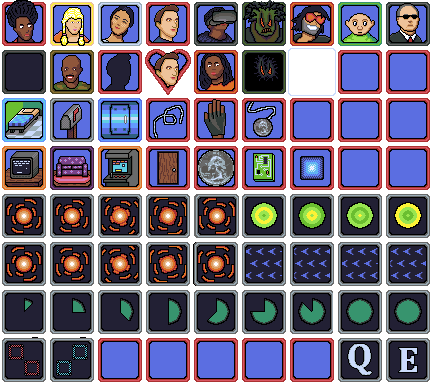
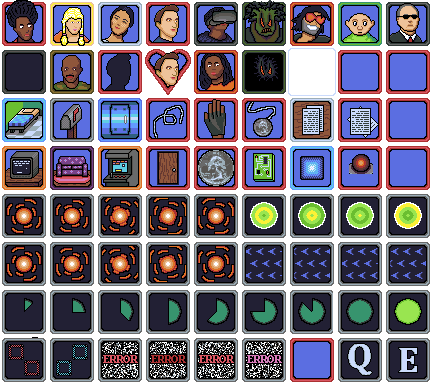
Before/after of a (432, 384) layered artwork. What changed in the layer stack:
added layer "ERROR" above "walls" over (102, 354, 282, 364)
painted on "walls" over (68, 77, 422, 382)
